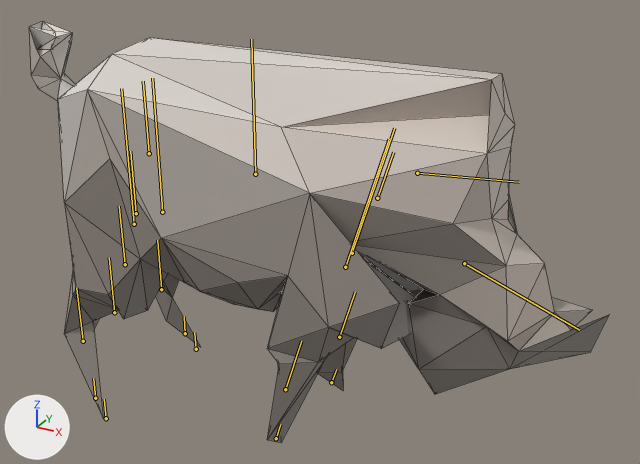
The glTF model assets/models/animal/ganado/cabra.glb as it was, and as the next commit left it.
One viewpoint serves both versions: a camera (50 mm lens) standing at (0.723, -1.105, 0.938) and looking at (0.093, 0.04, 0.366). Every picture has the same lights, and +X, +Y and +Z are marked at lower left. The first picture is the older version. Both versions are drawn at frame 0 of the action 'pastar'; the numbers are the values there. The bones that change, and the others that lie on the model, are drawn over the model as lines. Mesh edges are drawn as thin lines.

The first picture shows 'cuerpo'.
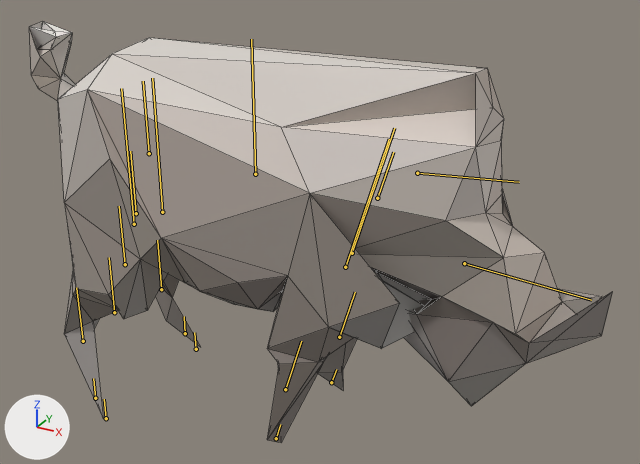
Pixel boxes [x1, y1, x2, y2] of what changed, in the pictures (640 x 464 px):
'cuerpo', posed
    before: [29, 21, 610, 443]
    after: [29, 21, 613, 443]
bone 'cabeza', root to tip
    before: (464, 263) to (579, 330)
    after: (464, 263) to (591, 300)

Patch to the scene script:
```diff
--- a/assets/models/animal/ganado/cabra.glb.py
+++ b/assets/models/animal/ganado/cabra.glb.py
@@ bone_cabeza @@
 bone_cabeza = bpy.data.objects['Armature'].pose.bones['cabeza']  # child of 'cuello'
-bone_cabeza.rotation_quaternion = (0.976, 0.0, 0.0, -0.216)  # degrees (0, 0, -25)
+bone_cabeza.rotation_quaternion = (0.997, 0.0, 0.0, -0.077)  # degrees (0, 0, -9)
```
